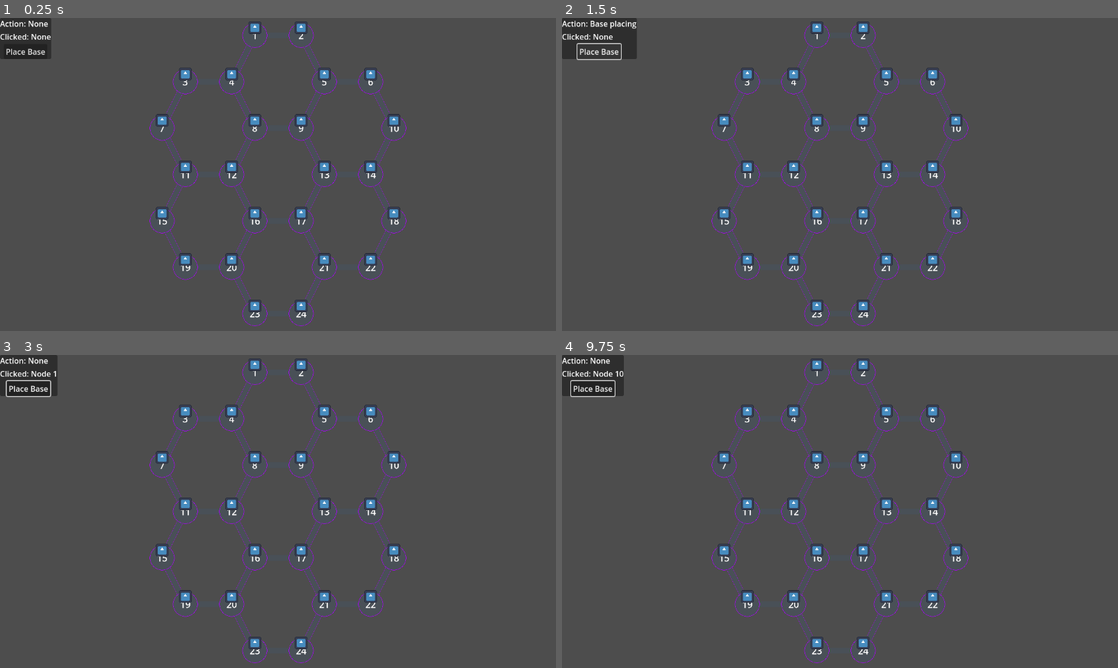
Above: before the commit, frames 1-4 (two rows, left to right).
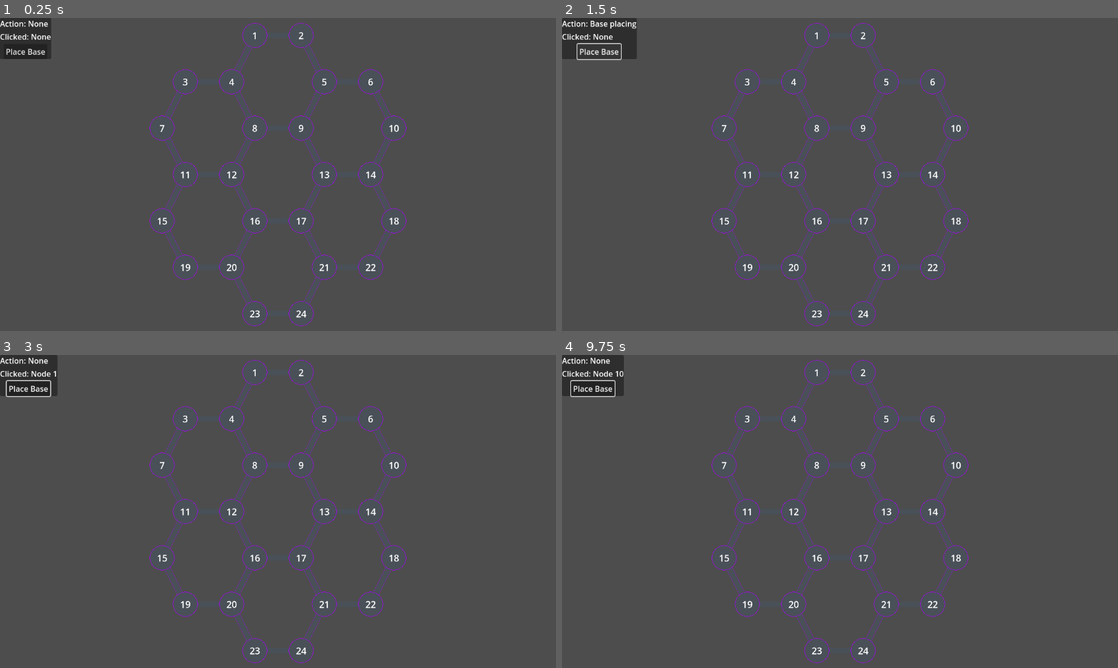
Above: after the commit, the same moments.

Repository: Sheepy3/insurgencygame
Game: Godot game, scene res://MapStuff/Map.tscn
The game is run twice, just before and just after one commit, with the same random seed, the same clock (stepped at 60 frames per second) and the same inputs. The project has no main scene, so this scene is started directly. The engine's default icon, where the game draws it, is replaced by a stand-in: a white triangle on a blue panel in a dark square.
Inputs (mouse positions are in pixels of both pictures, inside the frame that each line leads up to):
- Up to frame 1 (0.25 s): no input
- Up to frame 2 (1.5 s): click "Place Base" at 0.5 s; click "Place Base" at 1.25 s
- Up to frame 3 (3 s): click "Place Base" at 2 s; tap Enter at 2.75 s; move the mouse to (255, 373) at 2.77 s; click (255, 373) at 2.85 s
- Up to frame 4 (9.75 s): tap Space at 3.5, 5, 6.5 s; move the mouse to (862, 373) at 3.52 s; click (862, 373) at 3.6 s; tap Enter at 4.25, 5.75 s; move the mouse to (745, 417) at 4.27 s; click (745, 417) at 4.35 s; move the mouse to (795, 417) at 5.02 s; click (795, 417) at 5.1 s; move the mouse to (884, 417) at 5.77 s; click (884, 417) at 5.85 s; move the mouse to (934, 417) at 6.52 s; click (934, 417) at 6.6 s; move the mouse to (723, 464) at 7.27 s; click (723, 464) at 7.35 s; move the mouse to (817, 464) at 8.02 s; click (817, 464) at 8.1 s; move the mouse to (862, 464) at 8.77 s; click (862, 464) at 8.85 s; move the mouse to (956, 464) at 9.52 s; click (956, 464) at 9.6 s

The runs differ from the first frame. In frame 1, 1.7% of the frame differs, in the area x 28-72%, y 1-94%; in frame 2, 1.7%; in frame 3, 1.7%; in frame 4, 1.7%.

Commit message:
Path name outputing

Diff:
--- a/MapStuff/Map_Node.tscn
+++ b/MapStuff/Map_Node.tscn
@@ -39,6 +39,7 @@
 shape = SubResource("CircleShape2D_4tgex")
 
 [node name="Building" type="Sprite2D" parent="."]
+visible = false
 position = Vector2(0, -40)
 scale = Vector2(0.5, 0.5)
 texture = ExtResource("4_ib6c1")
--- a/MapStuff/Path.tscn
+++ b/MapStuff/Path.tscn
@@ -1,7 +1,10 @@
-[gd_scene load_steps=3 format=3 uid="uid://cnknkmgkv4fmh"]
+[gd_scene load_steps=4 format=3 uid="uid://cnknkmgkv4fmh"]
 
 [ext_resource type="Texture2D" uid="uid://dleeh87lisrl8" path="res://Assets/Path.png" id="1_dqgnp"]
 [ext_resource type="Script" path="res://MapStuff/path.gd" id="1_j4goj"]
+
+[sub_resource type="RectangleShape2D" id="RectangleShape2D_nxxog"]
+size = Vector2(236, 28)
 
 [node name="Node2D" type="Node2D"]
 script = ExtResource("1_j4goj")
@@ -11,3 +14,11 @@
 texture_filter = 1
 position = Vector2(120, 0)
 texture = ExtResource("1_dqgnp")
+
+[node name="Node_Path_Area2D" type="Area2D" parent="."]
+
+[node name="CollisionShape2D" type="CollisionShape2D" parent="Node_Path_Area2D"]
+position = Vector2(120, 0)
+shape = SubResource("RectangleShape2D_nxxog")
+
+[connection signal="input_event" from="Node_Path_Area2D" to="." method="_on_node_path_area_2d_input_event"]
--- a/MapStuff/path.gd
+++ b/MapStuff/path.gd
@@ -3,6 +3,7 @@
 
 # Called when the node enters the scene tree for the first time.
 func _ready() -> void:
+	$Node_Path_Area2D.set_pickable(true)
 	look_at(connection) # point towards connection
 
 	pass # Replace with function body.
@@ -11,3 +12,7 @@
 # Called every frame. 'delta' is the elapsed time since the previous frame.
 func _process(delta: float) -> void:
 	pass
+
+func _on_node_path_area_2d_input_event(viewport: Node, event: InputEvent, shape_idx: int) -> void:
+	if Input.is_action_just_pressed("Mouse_left_click"):
+		print("you have clicked on Path " + name)
